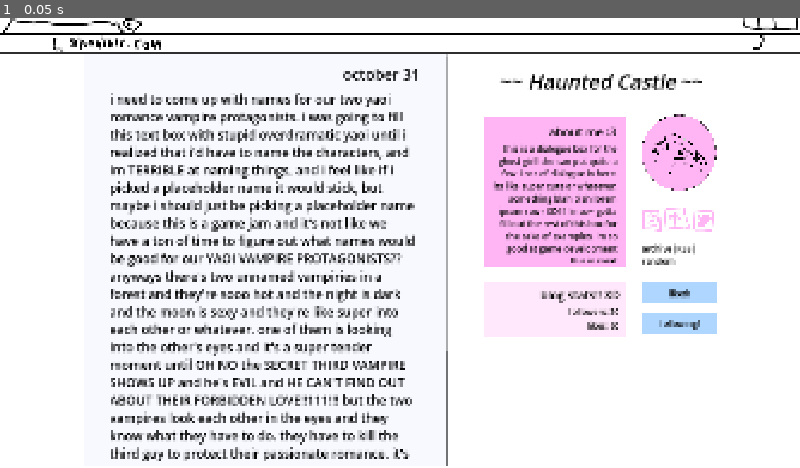
Above: before the commit, frame 1.
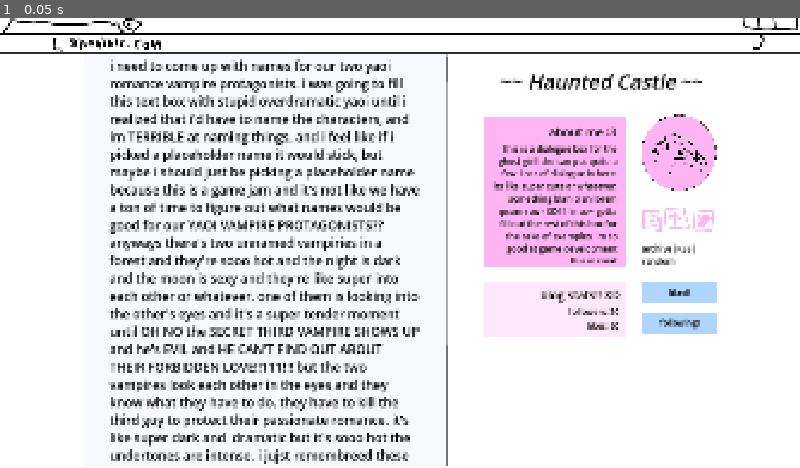
Above: after the commit, the same moment.

Repository: art-li-baum/sparkley-vampire-boys
Game: Godot game, scene res://main_scene.tscn
Two runs of this game, one before a commit and one after it. Both use one fixed random seed, a clock stepped at 60 frames per second and the inputs below. The project has no main scene, so this scene is started directly.
Inputs:
- Up to frame 1 (0.05 s): no input

The runs differ from the first frame. In frame 1, 15% of the frame differs, in the area x 13-88%, y 8-100%.

Commit message:
ahh fuck it. here's all the important ui elements to have in here so things can get hooked up to them. except the comments. sorry

Diff:
--- a/main_scene.tscn
+++ b/main_scene.tscn
@@ -57,6 +57,7 @@
 anchor_bottom = 1.0
 grow_horizontal = 2
 grow_vertical = 2
+scroll_vertical = 528
 
 [node name="MarginContainer" type="MarginContainer" parent="left_side/ScrollContainer"]
 layout_mode = 2
@@ -83,60 +84,83 @@
 layout_mode = 2
 theme_override_styles/separator = SubResource("StyleBoxLine_nneo1")
 
-[node name="body_text" type="RichTextLabel" parent="left_side/ScrollContainer/MarginContainer/VBoxContainer"]
+[node name="margin_text" type="MarginContainer" parent="left_side/ScrollContainer/MarginContainer/VBoxContainer"]
+layout_mode = 2
+theme_override_constants/margin_top = 20
+theme_override_constants/margin_bottom = 20
+
+[node name="body_text" type="RichTextLabel" parent="left_side/ScrollContainer/MarginContainer/VBoxContainer/margin_text"]
+clip_contents = false
 layout_mode = 2
 theme = ExtResource("3_66tet")
-text = "i need to come up with names for our two yaoi romanc …(1115 unchanged characters)…  time to mention ive never read twilight"
+text = "i need to come up with names for our two yaoi romanc …(1115 unchanged characters)…  time to mention ive never read twilight. double checking now that this will keep expanding if i add more text"
 fit_content = true
 
-[node name="ColorRect" type="ColorRect" parent="left_side/ScrollContainer/MarginContainer/VBoxContainer"]
+[node name="margin_timer" type="MarginContainer" parent="left_side/ScrollContainer/MarginContainer/VBoxContainer"]
+layout_mode = 2
+theme_override_constants/margin_top = 20
+theme_override_constants/margin_bottom = 20
+
+[node name="hbox" type="HBoxContainer" parent="left_side/ScrollContainer/MarginContainer/VBoxContainer/margin_timer"]
+layout_direction = 3
+layout_mode = 2
+
+[node name="ColorRect" type="ColorRect" parent="left_side/ScrollContainer/MarginContainer/VBoxContainer/margin_timer/hbox"]
+custom_minimum_size = Vector2(200, 50)
 layout_mode = 2
 color = Color(0.68673, 0.838364, 1, 1)
 
-[node name="blog_stats_label" type="RichTextLabel" parent="left_side/ScrollContainer/MarginContainer/VBoxContainer/ColorRect"]
-layout_mode = 1
-anchors_preset = 15
-anchor_right = 1.0
-anchor_bottom = 1.0
-offset_top = 3.5
-offset_bottom = 3.5
-grow_horizontal = 2
-grow_vertical = 2
-theme = ExtResource("2_nfk4m")
-text = "liked!"
+[node name="posted" type="RichTextLabel" parent="left_side/ScrollContainer/MarginContainer/VBoxContainer/margin_timer/hbox/ColorRect"]
+layout_mode = 1
+anchors_preset = 15
+anchor_right = 1.0
+anchor_bottom = 1.0
+grow_horizontal = 2
+grow_vertical = 2
+theme = ExtResource("2_nfk4m")
+text = "posted!"
 scroll_active = false
 horizontal_alignment = 1
-
-[node name="post_timer" type="HBoxContainer" parent="left_side/ScrollContainer/MarginContainer/VBoxContainer"]
+vertical_alignment = 1
+
+[node name="timer" type="ProgressBar" parent="left_side/ScrollContainer/MarginContainer/VBoxContainer/margin_timer/hbox"]
+custom_minimum_size = Vector2(550, 50)
+layout_mode = 2
+show_percentage = false
+
+[node name="HSeparator2" type="HSeparator" parent="left_side/ScrollContainer/MarginContainer/VBoxContainer"]
+layout_mode = 2
+theme_override_styles/separator = SubResource("StyleBoxLine_nneo1")
+
+[node name="comments" type="RichTextLabel" parent="left_side/ScrollContainer/MarginContainer/VBoxContainer"]
+layout_mode = 2
+theme = ExtResource("2_nfk4m")
+theme_override_font_sizes/normal_font_size = 36
+text = "comments (TODO)"
+fit_content = true
+
+[node name="HSeparator3" type="HSeparator" parent="left_side/ScrollContainer/MarginContainer/VBoxContainer"]
+layout_mode = 2
+theme_override_styles/separator = SubResource("StyleBoxLine_nneo1")
+
+[node name="margin_next" type="MarginContainer" parent="left_side/ScrollContainer/MarginContainer/VBoxContainer"]
+layout_mode = 2
+theme_override_constants/margin_top = 20
+theme_override_constants/margin_bottom = 20
+
+[node name="control_next" type="Control" parent="left_side/ScrollContainer/MarginContainer/VBoxContainer/margin_next"]
 custom_minimum_size = Vector2(200, 50)
 layout_mode = 2
 
-[node name="ColorRect" type="ColorRect" parent="left_side/ScrollContainer/MarginContainer/VBoxContainer/post_timer"]
-custom_minimum_size = Vector2(200, 100)
-layout_mode = 2
-color = Color(0.68673, 0.838364, 1, 1)
-
-[node name="blog_stats_label" type="RichTextLabel" parent="left_side/ScrollContainer/MarginContainer/VBoxContainer/post_timer/ColorRect"]
-layout_mode = 0
-offset_left = -2.0
-offset_top = 9.0
-offset_right = 197.0
-offset_bottom = 59.0
-theme = ExtResource("2_nfk4m")
-text = "posted!"
-scroll_active = false
-horizontal_alignment = 1
-
-[node name="HSeparator2" type="HSeparator" parent="left_side/ScrollContainer/MarginContainer/VBoxContainer"]
-layout_mode = 2
-theme_override_styles/separator = SubResource("StyleBoxLine_nneo1")
-
-[node name="comments" type="RichTextLabel" parent="left_side/ScrollContainer/MarginContainer/VBoxContainer"]
-layout_mode = 2
-theme = ExtResource("2_nfk4m")
-theme_override_font_sizes/normal_font_size = 36
-text = "comments"
-fit_content = true
+[node name="button_next" type="Button" parent="left_side/ScrollContainer/MarginContainer/VBoxContainer/margin_next/control_next"]
+layout_mode = 1
+anchors_preset = 1
+anchor_left = 1.0
+anchor_right = 1.0
+offset_left = -190.0
+offset_bottom = 50.0
+grow_horizontal = 0
+text = "next ->"
 
 [node name="right_side" type="Control" parent="."]
 layout_mode = 1
@@ -358,14 +382,13 @@
 anchors_preset = 15
 anchor_right = 1.0
 anchor_bottom = 1.0
-offset_top = 13.0
-offset_bottom = -6.0
 grow_horizontal = 2
 grow_vertical = 2
 theme = ExtResource("2_nfk4m")
 text = "liked!"
 scroll_active = false
 horizontal_alignment = 1
+vertical_alignment = 1
 
 [node name="following" type="Control" parent="right_side"]
 layout_mode = 1
@@ -392,11 +415,10 @@
 anchors_preset = 15
 anchor_right = 1.0
 anchor_bottom = 1.0
-offset_top = 13.0
-offset_bottom = -6.0
 grow_horizontal = 2
 grow_vertical = 2
 theme = ExtResource("2_nfk4m")
 text = "following!"
 scroll_active = false
 horizontal_alignment = 1
+vertical_alignment = 1
